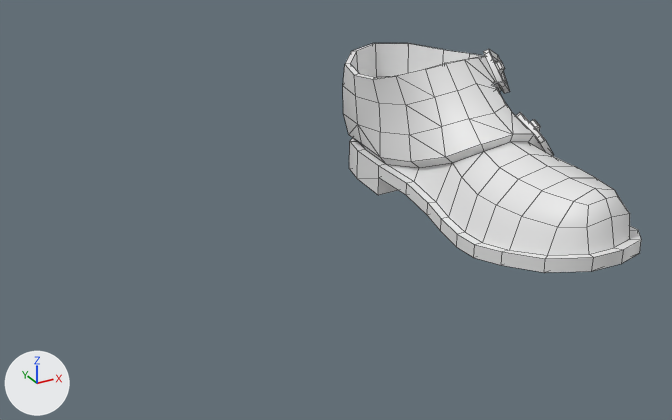
One commit to the Blender file Attires/Attires_Shoes/Attire_Shoes_ShoesStrapped/ShoesStrapped.blend: the scene before it, then after it.
Rendered twice from a camera (50 mm lens) standing at (-0.292, -0.611, 0.288) and looking at (-0.004, -0.088, 0.027). Every picture has the same lights, and +X, +Y and +Z are marked at lower left. Mesh edges are drawn as thin lines.

Names of what the first picture shows: 'Attire_Shoes_ShoesStrapped'.
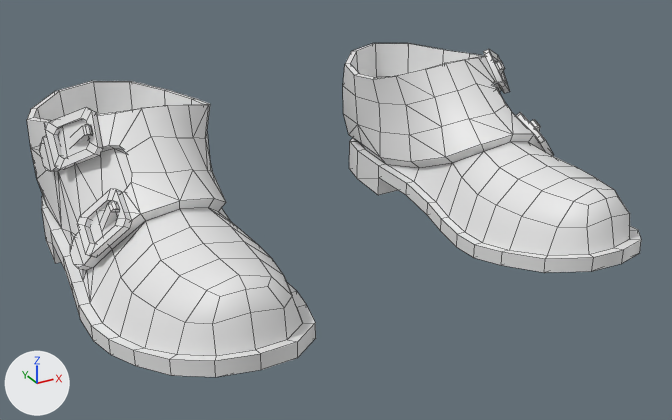
Location of each change, [x1, y1, x2, y2] in pixels of the pictures (672 x 420 px):
'Attire_Shoes_ShoesStrapped', modifiers changed (106% wider, 45% taller)
    before: [343, 43, 641, 273]
    after: [27, 43, 641, 377]

Edits to the bpy script that builds the scene:
```text
Change ob_attire_shoes_shoesstrapped:
    add _m = ob_attire_shoes_shoesstrapped.modifiers.new('Mirror', 'MIRROR')
    add _m.use_clip = True
```
